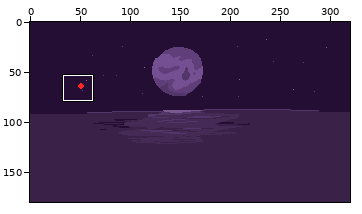
One commit to this pixel-art file: Assets/Art/Aseprite/opening-animation.aseprite. Above, an overview of the earlier version with the close-up marked.
Close-up. As it was:
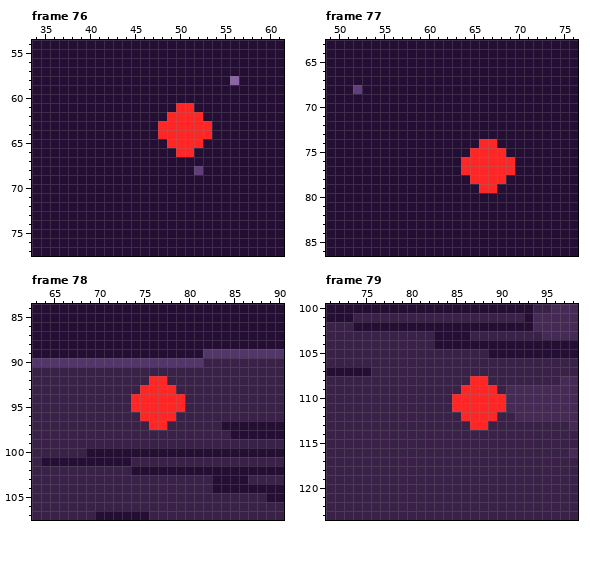
320x180 pixels, 144 frames. Colours within 5 levels of each other are drawn and written as one. Shown: frame 76: x 34..61, y 54..77; frame 77: x 49..76, y 63..86; frame 78: x 63..90, y 84..107; frame 79: x 71..98, y 100..123. The commit also changed other frames or places, which this record leaves out.
Now the later version:
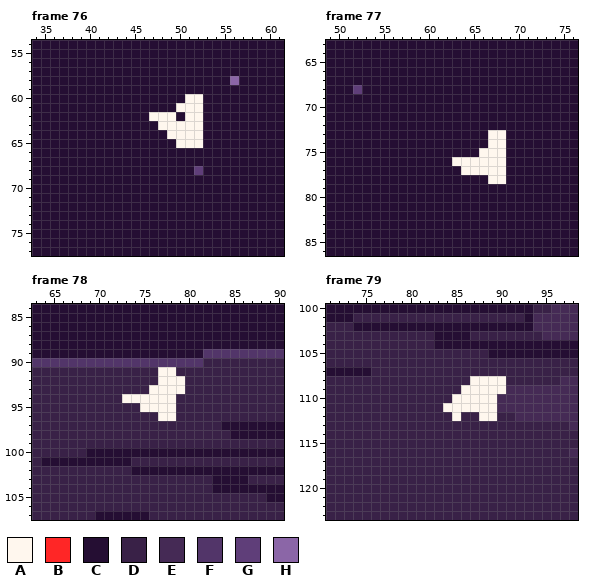
Palette (. is transparent): A #fff7ee  B #ff2626  C #250e33  D #392147  E #452a55  F #523569  G #5f3e79  H #8b66a7
Changes in this commit:
Frame 76, layers "Layer 15", "letter":
y 60: x 51..52 CC -> AA
y 61: x 50..52 BBC -> AAA
y 62: x 47..52 CCBBBB -> AAACAA
y 63: x 48..53 BBBBBB -> AAAAAC
y 64: x 48..53 BBBBBB -> CAAAAC
y 65: x 49..52 BBBB -> CAAA
y 66: x 50..51 BB -> CC
Frame 77, layers "Layer 15", "letter":
y 73: x 67..68 CC -> AA
y 74: x 66..68 BBC -> CAA
y 75: x 65..68 BBBB -> CAAA
y 76: x 63..69 CBBBBBB -> AAAAAAC
y 77: x 64..69 BBBBBB -> AAAAAC
y 78: x 65..68 BBBB -> CCAA
y 79: x 66..67 BB -> CC
Frame 78, layers "Layer 15", "letter":
y 91: x 77..78 DD -> AA
y 92: x 76..79 BBDD -> DAAA
y 93: x 75..79 BBBBD -> DAAAA
y 94: x 73..79 DBBBBBB -> AAAAAAD
y 95: x 74..79 BBBBBB -> DAAAAD
y 96: x 75..78 BBBB -> DDAA
y 97: x 76..77 BB -> DD
Frame 79, layers "Layer 15", "letter":
y 108: x 87..90 BBDD -> AAAA
y 109: x 86..90 BBBBD -> AAAAA
y 110: x 85..90 BBBBBB -> AAAAAE
y 111: x 84..90 DBBBBBB -> AAAAAAE
y 112: x 85..89 DBBBB -> ADDAA
y 113: x 87..88 BB -> DD
